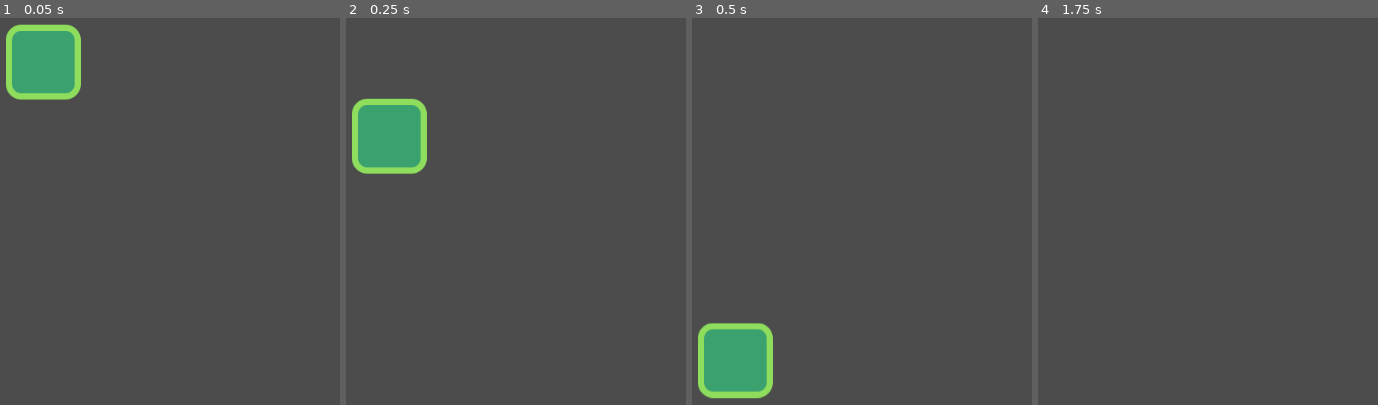
Above: before the commit, frames 1-4 (left to right).
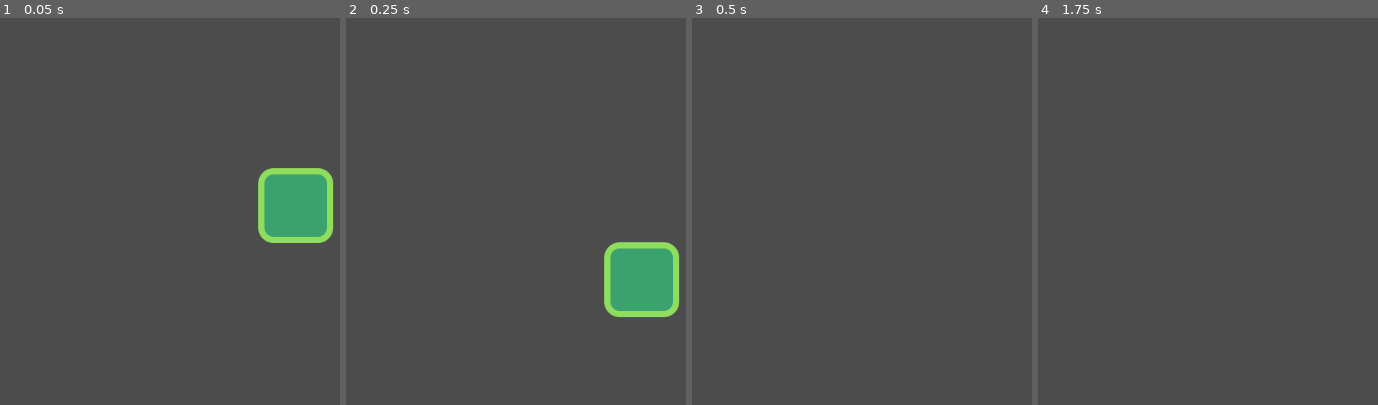
Above: after the commit, the same moments.

Repository: soloplxya/2d-rpg
Game: Godot game, scene res://src/Actors/Player.tscn
Same seed, same stepped clock (60 frames per second), same inputs: the game is played once before the commit and once after it.
Inputs:
- Up to frame 1 (0.05 s): no input
- Up to frame 2 (0.25 s): no input
- Up to frame 3 (0.5 s): no input
- Up to frame 4 (1.75 s): hold Right (move_right) from 0.53 s (still down); tap Up (jump) at 0.6, 0.77, 1.07, 1.35, 1.52 s; tap Enter at 1.25 s

The runs differ from the first frame. In frame 1, 8.3% of the frame differs, in the area x 1-98%, y 1-59%; in frame 2, 8.3%; in frame 3, 4.2%; in frame 4, nothing differs.

Commit message:
add enemies and jump interruption

Diff:
--- /dev/null
+++ b/src/Actors/Enemy.gd
@@ -0,0 +1,11 @@
+extends "res://src/Actors/Actor.gd"
+
+func _ready() -> void:
+	velocity.x = -speed.x
+
+func _physics_process(delta: float) -> void:
+	velocity.y += gravity * delta
+	if is_on_wall():
+		print("here")
+		velocity.x *= -1.0
+	velocity.y = move_and_slide(velocity, Vector2.UP).y
--- /dev/null
+++ b/src/Actors/Enemy.tscn
@@ -0,0 +1,21 @@
+[gd_scene load_steps=4 format=2]
+
+[ext_resource path="res://assets/enemy.png" type="Texture" id=1]
+[ext_resource path="res://src/Actors/Enemy.gd" type="Script" id=2]
+
+[sub_resource type="RectangleShape2D" id=1]
+extents = Vector2( 54, 32.5 )
+
+[node name="Enemy" type="KinematicBody2D"]
+position = Vector2( 463, 320 )
+collision_layer = 10
+collision_mask = 9
+script = ExtResource( 2 )
+
+[node name="enemy" type="Sprite" parent="."]
+position = Vector2( 0, -46 )
+texture = ExtResource( 1 )
+
+[node name="CollisionShape2D" type="CollisionShape2D" parent="."]
+position = Vector2( -1, -34.5 )
+shape = SubResource( 1 )
--- a/src/Actors/Player.gd
+++ b/src/Actors/Player.gd
@@ -1,8 +1,9 @@
 extends Actor
 
 func _physics_process(delta: float) -> void:
+	var is_jump_interrupted: = Input.is_action_just_released("jump") and velocity.y < 0.0
 	var direction: = get_direction()
-	velocity = calculate_move_velocity(velocity, speed, direction)
+	velocity = calculate_move_velocity(velocity, speed, direction, is_jump_interrupted)
 	velocity = move_and_slide(velocity, Vector2.UP)
 
 
@@ -16,10 +17,13 @@
 func calculate_move_velocity(
 	linear_velocity: Vector2,
 	speed: Vector2,
-	direction: Vector2) -> Vector2:
+	direction: Vector2,
+	is_jump_interrupted: bool) -> Vector2:
 	var new_velocity: = linear_velocity
 	new_velocity.x = speed.x * direction.x
 	new_velocity.y += gravity * get_physics_process_delta_time()
 	if direction.y == -1.0:
 		new_velocity.y = speed.y * direction.y
+	if is_jump_interrupted:
+		new_velocity.y = 0
 	return new_velocity
--- a/src/Actors/Player.tscn
+++ b/src/Actors/Player.tscn
@@ -7,7 +7,7 @@
 extents = Vector2( 42.5, 41.5 )
 
 [node name="Player" type="KinematicBody2D"]
-position = Vector2( 140, 136 )
+position = Vector2( 463, 320 )
 collision_mask = 8
 script = ExtResource( 2 )
 
--- a/src/Levels/LevelTemplate.tscn
+++ b/src/Levels/LevelTemplate.tscn
@@ -1,7 +1,8 @@
-[gd_scene load_steps=3 format=2]
+[gd_scene load_steps=4 format=2]
 
 [ext_resource path="res://assets/tileset.tres" type="TileSet" id=1]
 [ext_resource path="res://src/Actors/Player.tscn" type="PackedScene" id=2]
+[ext_resource path="res://src/Actors/Enemy.tscn" type="PackedScene" id=3]
 
 [node name="LevelTemplate" type="Node2D"]
 
@@ -9,9 +10,12 @@
 tile_set = ExtResource( 1 )
 cell_size = Vector2( 80, 80 )
 collision_layer = 8
-collision_mask = 0
+collision_mask = 2
 format = 1
-tile_data = PoolIntArray( 0, 1, 0, 12, 1, 0, 65536, 1, 0, 65548, 1, 0, 131072, 1, 0, 131084, 1, 0, 196608, 1, 0, 196609, 1, 0, 196619, 1, 0, 196620, 1, 0, 262144, 1, 0, 262156, 1, 0, 327680, 1, 0, 327692, 1, 0, 393216, 1, 0, 393217, 1, 0, 393218, 1, 0, 393221, 1, 0, 393222, 1, 0, 393223, 1, 0, 393226, 1, 0, 393227, 1, 0, 393228, 1, 0, 458752, 1, 0, 458753, 1, 0, 458754, 1, 0, 458755, 1, 0, 458756, 1, 0, 458757, 1, 0, 458758, 1, 0, 458759, 1, 0, 458760, 1, 0, 458761, 1, 0, 458762, 1, 0, 458763, 1, 0, 458764, 1, 0 )
+tile_data = PoolIntArray( 65535, 0, 0, 0, 0, 0, 12, 1, 0, 13, 0, 0, 131071, 0, 0, 65536, 1, 0, 65548, 1, 0, 65549, 0, 0, 196607, 0, 0, 131072, 1, 0, 131084, 0, 0, 131085, 0, 0, 262143, 0, 0, 196608, 1, 0, 196609, 1, 0, 196619, 1, 0, 196620, 0, 0, 196621, 0, 0, 327679, 0, 0, 262144, 1, 0, 262156, 1, 0, 262157, 0, 0, 393215, 0, 0, 327680, 1, 0, 327692, 1, 0, 327693, 0, 0, 458751, 0, 0, 393216, 1, 0, 393217, 1, 0, 393218, 1, 0, 393221, 1, 0, 393222, 1, 0, 393223, 1, 0, 393226, 1, 0, 393227, 1, 0, 393228, 1, 0, 393229, 0, 0, 524287, 0, 0, 458752, 1, 0, 458753, 1, 0, 458754, 1, 0, 458755, 1, 0, 458756, 1, 0, 458757, 1, 0, 458758, 1, 0, 458759, 1, 0, 458760, 1, 0, 458761, 1, 0, 458762, 1, 0, 458763, 1, 0, 458764, 1, 0, 458765, 0, 0 )
 
 [node name="Player" parent="." instance=ExtResource( 2 )]
-position = Vector2( 510, 116 )
+position = Vector2( 717, 321 )
+
+[node name="Enemy" parent="." instance=ExtResource( 3 )]
+position = Vector2( 448, 447 )
